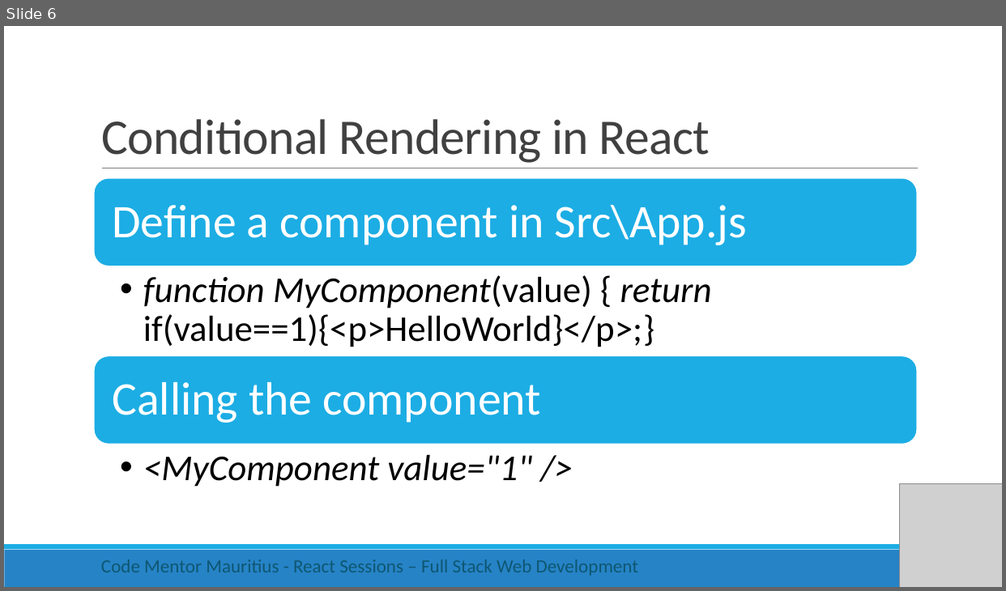
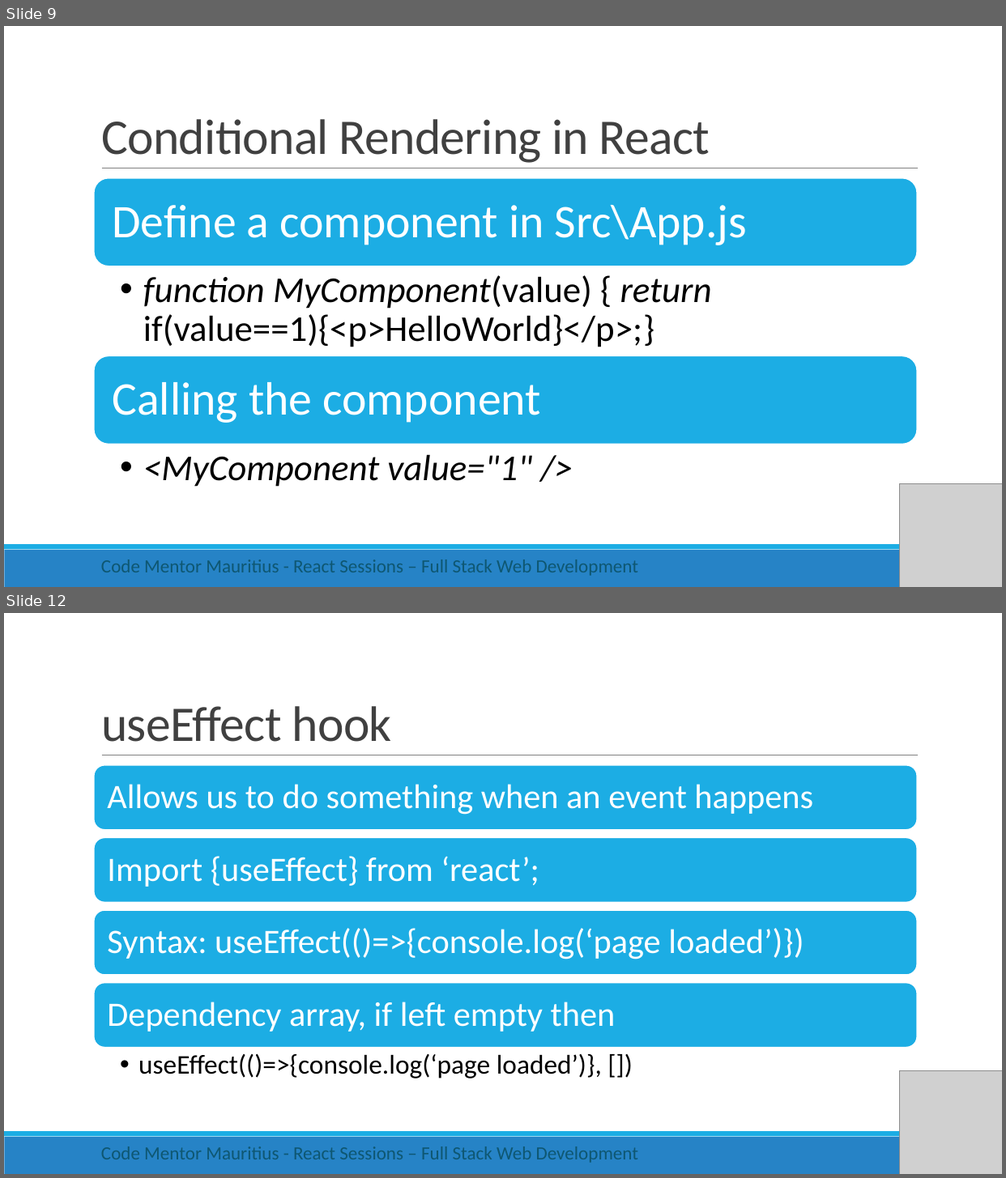
Before and after one commit to rishigujadhur1/Slides, a slide deck: React/React Session 1.pptx. Shown one above the other, each under a label of ours: slide 6 before the commit, slides 9 and 12 after it; the slides between them are not shown. The pictures are 1006x591 and 1006x1178 pixels, drawn with LibreOffice and Linux fonts; fonts in the diff are those of the drawing; grey boxes stand for pictures. Boxes give left, top, right and bottom in pixels: in the first picture for what was removed or moved away, otherwise in the second. Text is boxed around its words. In the diff, an @@ line names an element or a change of style, - is before the commit and + after.

```diff
--- a/React/React Session 1.pptx
+++ b/React/React Session 1.pptx
@@ slide 12 added at <box>4,613,1002,1174</box>, background #FFFFFF; not listed: 3 template elements that a slide beside it also shows @@
@@ title added at <box>101,706,391,742</box>, 48 pt, text #404040 @@
+useEffect hook
@@ group added at <box>94,765,918,1079</box>: 5 texts, 4 rounded rectangles @@
+Allows us to do something when an event happens
+Import {useEffect} from ‘react’;
+Syntax: useEffect(()=>{console.log(‘page loaded’)})
+Dependency array, if left empty then
+  • useEffect(()=>{console.log(‘page loaded’)}, [])
@@ picture added at <box>900,1071,1002,1174</box> @@
@@ text added at <box>101,1147,638,1163</box>, 18 pt, text #0E5772 @@
+Code Mentor Mauritius - React Sessions – Full Stack Web Development
@@ what was slide 6 is now slide 9 @@
```
Also in this commit, not shown: 3 slides changed, 4 other slides added.
